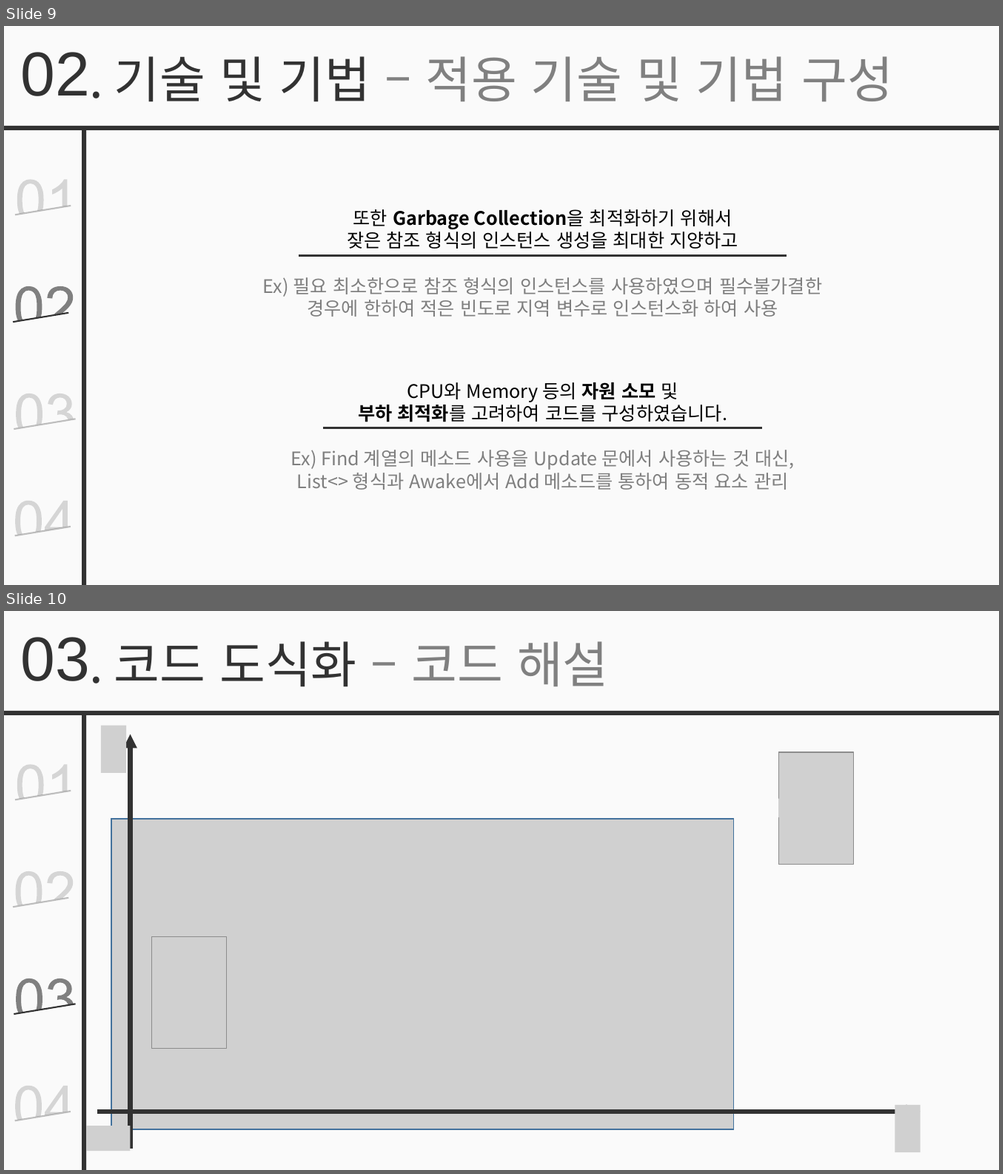
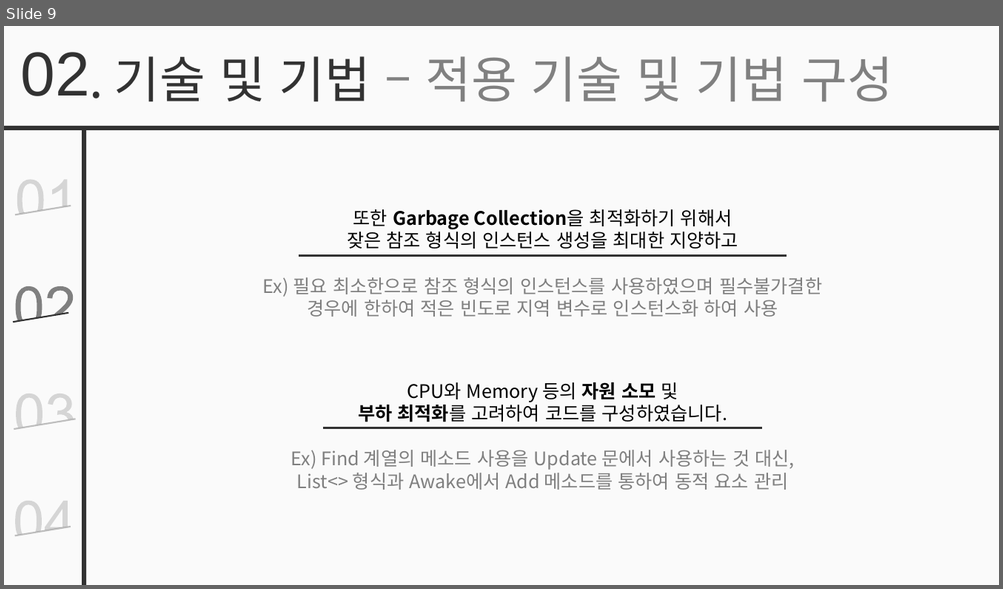
Before and after one commit to simplex3510/GeoStrike, a slide deck: 발표용.pptx. Shown one above the other, each under a label of ours: slides 9 and 10 before the commit, slide 9 after it. The pictures are 1003x1174 and 1003x589 pixels, drawn with LibreOffice and Linux fonts; fonts in the diff are those of the drawing; grey boxes stand for pictures. Boxes give left, top, right and bottom in pixels: in the first picture for what was removed or moved away, otherwise in the second. Text is boxed around its words. In the diff, an @@ line names an element or a change of style, - is before the commit and + after.

```diff
--- a/발표용.pptx
+++ b/발표용.pptx
@@ slide 10 removed at [4, 611, 999, 1170], background #FFFFFF; not listed: 1 template element that a slide beside it also shows @@
@@ text removed at [21, 637, 90, 681] @@
-03
@@ text removed at [114, 641, 609, 687] @@
-. 코드 도식화 – 코드 해설
@@ rectangle removed at [5, 711, 999, 715] @@
@@ rectangle removed at [82, 715, 86, 1170] @@
@@ picture removed at [101, 725, 126, 773] @@
@@ arrow removed from (130, 1149) to (130, 734) @@
@@ freeform shape removed at [17, 765, 68, 799] @@
@@ picture removed at [779, 752, 853, 864] @@
@@ picture removed at [780, 762, 811, 780] @@
@@ line removed from (15, 800) to (71, 791) @@
@@ picture removed at [779, 799, 810, 817] @@
@@ picture removed at [815, 799, 846, 817] @@
@@ picture removed at [111, 819, 734, 1130] @@
@@ picture removed at [812, 834, 843, 854] @@
@@ freeform shape removed at [15, 871, 73, 906] @@
@@ line removed from (13, 907) to (69, 898) @@
@@ picture removed at [152, 937, 226, 1049] @@
@@ freeform shape removed at [16, 979, 74, 1013] @@
@@ line removed from (14, 1014) to (76, 1004) @@
@@ freeform shape removed at [15, 1086, 68, 1121] @@
@@ line removed from (15, 1122) to (71, 1113) @@
@@ arrow removed from (97, 1113) to (920, 1113) @@
@@ picture removed at [895, 1105, 920, 1153] @@
@@ picture removed at [86, 1127, 130, 1152] @@
```
Also in this commit, not shown: 1 slide changed, 5 slides added, 1 other slide removed.
